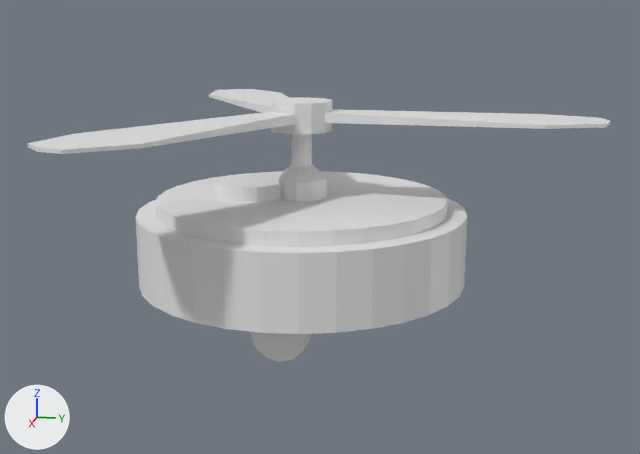
The Blender file models/vacuum_fan.blend: old version first, new version second.
One viewpoint serves both versions: a camera (50 mm lens) standing at (1.557, 0.345, 0.536) and looking at (0.01, 0.036, 0.149). Arrows for +X, +Y and +Z are at lower left; the lights stay in place.

The older version as bpy lines, for what is in view:
```python
me_cylinder = bpy.data.meshes.new('Cylinder')
me_cylinder.from_pydata(...)  # 192 vertices, 162 faces; spans x -0.3..0.3, y -0.3..0.3, z 0.048..0.229
me_cylinder_001 = bpy.data.meshes.new('Cylinder.001')
me_cylinder_001.from_pydata(...)  # 72 vertices, 62 faces; spans x -0.185..0.185, y -0.05..0.05, z -0.047..0.053
me_cylinder_002 = bpy.data.meshes.new('Cylinder.002')
me_cylinder_002.from_pydata(...)  # 132 vertices, 122 faces; spans x -0.471..0.471, y -0.297..0.531, z 0.193..0.378
ob_base = bpy.data.objects.new('Base', me_cylinder)
ob_base.location = (0.0, 0.0, 0.0)
ob_fan = bpy.data.objects.new('Fan', me_cylinder_002)
ob_fan.location = (0.0, 0.0, 0.0)
ob_wheels = bpy.data.objects.new('Wheels', me_cylinder_001)
ob_wheels.location = (0.0, 0.0, 0.0)
```
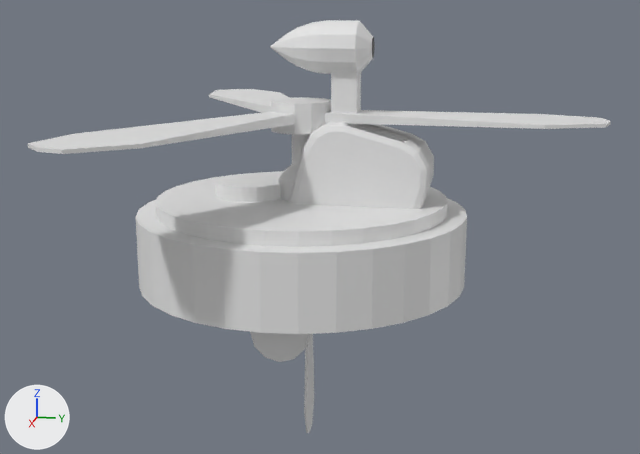
The change, as a list of edits to the scene's bpy script:
```text
Add me_cylinder_004:
    me_cylinder_004.from_pydata(...)  # 108 vertices, 97 faces; spans x -0.235..0.235, y -0.076..0.024, z -0.265..0.148
Add me_cylinder_003:
    me_cylinder_003.from_pydata(...)  # 91 vertices, 90 faces; spans x -0.046..0.046, y -0.057..0.128, z 0.178..0.517
Add me_cube:
    me_cube.from_pydata(...)  # 96 vertices, 88 faces; spans x -0.079..0.079, y -0.018..0.28, z 0.159..0.413
Add ob_tablefanblade:
    ob_tablefanblade = bpy.data.objects.new('TableFanBlade', me_cylinder_004)
    ob_tablefanblade.location = (0.0, 0.0, 0.0)
Add ob_tablefanbase:
    ob_tablefanbase = bpy.data.objects.new('TableFanBase', me_cylinder_003)
    ob_tablefanbase.location = (0.0, 0.0, 0.0)
Add ob_toaster:
    ob_toaster = bpy.data.objects.new('Toaster', me_cube)
    ob_toaster.location = (0.0, 0.0, 0.0)
    ob_toaster.scale = (0.839, 0.839, 0.839)
```

Boxes (x1, y1, x2, y2) around the edits, measured in the pictures (640 x 454 px):
'Toaster', added: after (289, 121, 434, 209)
'TableFanBase', added: after (270, 20, 375, 128)
'TableFanBlade', added: after (304, 334, 314, 433)
